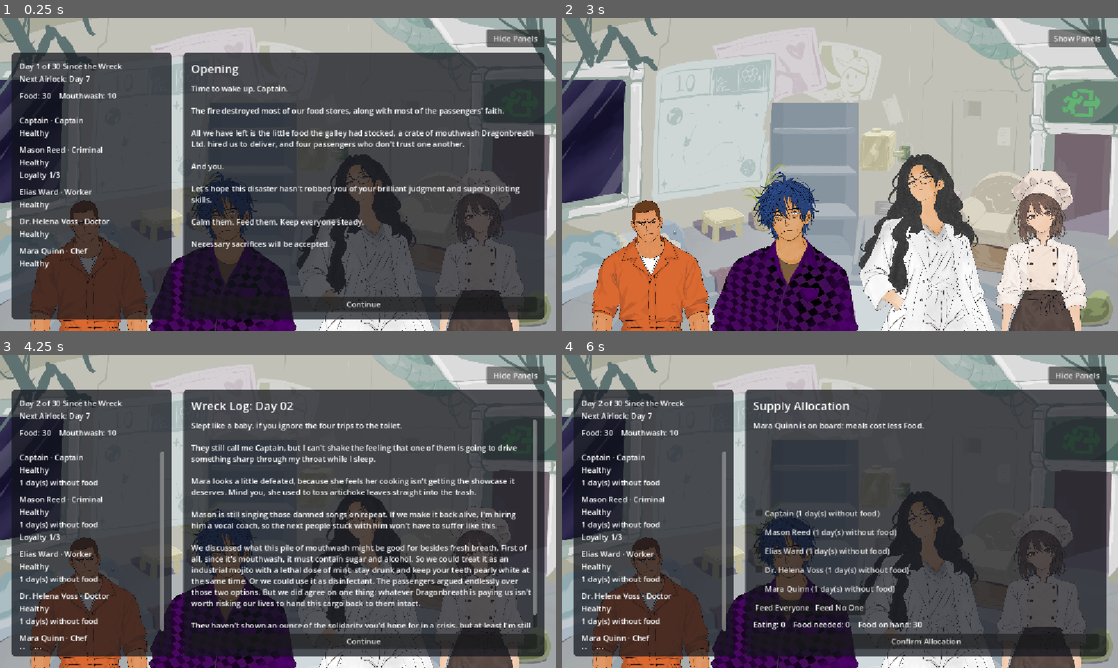
Above: before the commit, frames 1-4 (two rows, left to right).
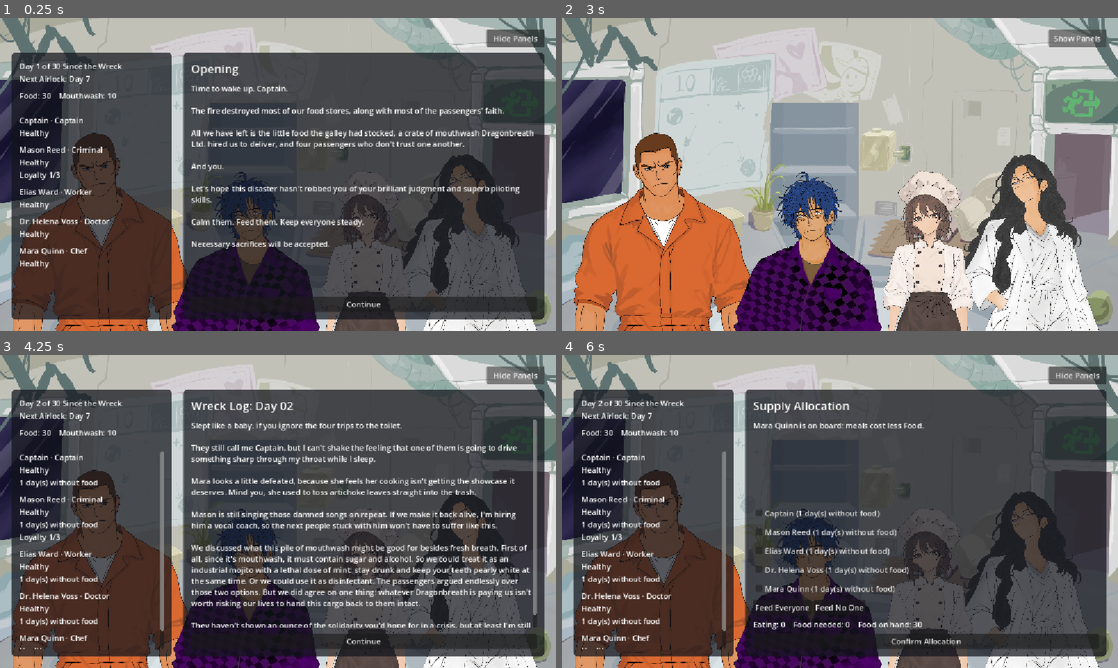
Above: after the commit, the same moments.

Repository: UnZzz/airlock
Game: Godot game, scene res://main.tscn
The game is run twice, just before and just after one commit, with the same random seed, the same clock (stepped at 60 frames per second) and the same inputs.
Inputs:
- Up to frame 1 (0.25 s): no input
- Up to frame 2 (3 s): click "Continue" at 0.5 s; click "Continue" at 1.25 s; click "Confirm Allocation" at 2 s; click "Hide Panels" at 2.75 s
- Up to frame 3 (4.25 s): click "Show Panels" at 3.5 s
- Up to frame 4 (6 s): click "Hide Panels" at 4.25 s; click "Show Panels" at 5 s; click "Continue" at 5.75 s

The runs differ from the first frame. In frame 1, 20% of the frame differs, in the area x 2-97%, y 36-100%; in frame 2, 30%; in frame 3, 18%; in frame 4, 19%.

Commit message:
Update character position

Diff:
--- a/character_system/CrewStage.tscn
+++ b/character_system/CrewStage.tscn
@@ -1,8 +1,20 @@
-[gd_scene format=3]
+[gd_scene format=3 uid="uid://c7mq0xmmgau1q"]
 
-[ext_resource type="Script" path="res://character_system/crew_stage.gd" id="1_stage"]
+[ext_resource type="Script" uid="uid://ccp4m4u5dp13t" path="res://character_system/character_portrait.gd" id="1_portrait"]
+[ext_resource type="Texture2D" uid="uid://ykbnvr371yf2" path="res://character/1_1.png" id="2_1_1"]
+[ext_resource type="Texture2D" uid="uid://cnwttvgq7dac4" path="res://character/1_2.png" id="3_1_2"]
+[ext_resource type="Texture2D" uid="uid://jfm0yogiy6id" path="res://character/1_3.png" id="4_1_3"]
+[ext_resource type="Texture2D" uid="uid://bijd46sigusdl" path="res://character/2_1.png" id="5_2_1"]
+[ext_resource type="Texture2D" uid="uid://c5goqfl80ixnu" path="res://character/2_2.png" id="6_2_2"]
+[ext_resource type="Texture2D" uid="uid://344axew5mvrf" path="res://character/2_3.png" id="7_2_3"]
+[ext_resource type="Texture2D" uid="uid://b3gasjinfn7oh" path="res://character/4_1.png" id="8_4_1"]
+[ext_resource type="Texture2D" uid="uid://6mw33i1vwmmp" path="res://character/4_2.png" id="9_4_2"]
+[ext_resource type="Texture2D" uid="uid://7q0pcr1ub7ed" path="res://character/4_3.png" id="10_4_3"]
+[ext_resource type="Texture2D" uid="uid://cm2i85fmvw6bj" path="res://character/3_1.png" id="11_3_1"]
+[ext_resource type="Texture2D" uid="uid://ridkb3y2frju" path="res://character/3_2.png" id="12_3_2"]
+[ext_resource type="Texture2D" uid="uid://smt8v8ns0iaq" path="res://character/3_3.png" id="13_3_3"]
 
-[node name="CrewStage" type="Control"]
+[node name="CrewStage" type="Control" unique_id=1213416732]
 layout_mode = 3
 anchors_preset = 15
 anchor_right = 1.0
@@ -10,16 +22,82 @@
 grow_horizontal = 2
 grow_vertical = 2
 mouse_filter = 2
-script = ExtResource("1_stage")
 
-[node name="Row" type="HBoxContainer" parent="."]
+[node name="Mason" type="TextureRect" parent="." unique_id=524163530]
 layout_mode = 1
-anchors_preset = 12
+anchors_preset = 2
 anchor_top = 1.0
-anchor_right = 1.0
 anchor_bottom = 1.0
-grow_horizontal = 2
+offset_left = 24.0
+offset_top = -410.0
+offset_right = 396.0
+offset_bottom = -0.19506836
 grow_vertical = 0
 mouse_filter = 2
-alignment = 1
-theme_override_constants/separation = 0
+texture = ExtResource("4_1_3")
+expand_mode = 1
+stretch_mode = 5
+script = ExtResource("1_portrait")
+member_id = "mason"
+healthy_texture = ExtResource("4_1_3")
+injured_texture = ExtResource("3_1_2")
+critical_texture = ExtResource("2_1_1")
+
+[node name="Elias" type="TextureRect" parent="." unique_id=2061785764]
+layout_mode = 1
+anchors_preset = 2
+anchor_top = 1.0
+anchor_bottom = 1.0
+offset_left = 355.0
+offset_top = -329.0
+offset_right = 663.0
+grow_vertical = 0
+mouse_filter = 2
+texture = ExtResource("7_2_3")
+expand_mode = 1
+stretch_mode = 5
+script = ExtResource("1_portrait")
+member_id = "elias"
+healthy_texture = ExtResource("7_2_3")
+injured_texture = ExtResource("6_2_2")
+critical_texture = ExtResource("5_2_1")
+
+[node name="Helena" type="TextureRect" parent="." unique_id=655036887]
+layout_mode = 1
+anchors_preset = 2
+anchor_top = 1.0
+anchor_bottom = 1.0
+offset_left = 830.0
+offset_top = -366.0
+offset_right = 1113.0
+offset_bottom = 1.0
+grow_vertical = 0
+mouse_filter = 2
+texture = ExtResource("10_4_3")
+expand_mode = 1
+stretch_mode = 5
+script = ExtResource("1_portrait")
+member_id = "helena"
+healthy_texture = ExtResource("10_4_3")
+injured_texture = ExtResource("9_4_2")
+critical_texture = ExtResource("8_4_1")
+
+[node name="Mara" type="TextureRect" parent="." unique_id=472517887]
+layout_mode = 1
+anchors_preset = 2
+anchor_top = 1.0
+anchor_bottom = 1.0
+offset_left = 664.0
+offset_top = -331.0
+offset_right = 855.0
+offset_bottom = 4.0
+grow_vertical = 0
+mouse_filter = 2
+texture = ExtResource("13_3_3")
+expand_mode = 1
+stretch_mode = 5
+script = ExtResource("1_portrait")
+member_id = "mara"
+healthy_texture = ExtResource("13_3_3")
+injured_texture = ExtResource("12_3_2")
+critical_texture = ExtResource("11_3_1")
--- /dev/null
+++ b/character_system/character_portrait.gd
@@ -0,0 +1,30 @@
+extends TextureRect
+
+@export var member_id : String = ""
+@export var healthy_texture : Texture2D
+@export var injured_texture : Texture2D
+@export var critical_texture : Texture2D
+@export var dead_modulate : Color = Color(0.35, 0.35, 0.35, 0.6)
+
+
+func _ready() -> void:
+	Crew.crew_changed.connect(_refresh)
+	EffectSystem.effect_added.connect(func(_target_id, _effect): _refresh())
+	EffectSystem.effect_removed.connect(func(_target_id, _effect): _refresh())
+	_refresh()
+
+
+func _refresh() -> void:
+	var member : CrewMember = Crew.get_member(member_id)
+	if member == null or member.status == CrewMember.Status.EXILED:
+		visible = false
+		return
+	visible = true
+	modulate = dead_modulate if member.status == CrewMember.Status.DEAD else Color.WHITE
+	match Crew.get_health(member_id):
+		CrewMember.Health.CRITICAL:
+			texture = critical_texture
+		CrewMember.Health.INJURED:
+			texture = injured_texture
+		_:
+			texture = healthy_texture
--- a/character_system/crew_stage.gd
+++ /dev/null
@@ -1,61 +0,0 @@
-extends Control
-
-const PORTRAIT_PATH : String = "res://character/%s_%d.png"
-
-@export var portrait_ids : Dictionary = {
-	"mason": "1",
-	"elias": "2",
-	"mara": "3",
-	"helena": "4",
-}
-@export var portrait_scale : float = 0.26
-@export var dead_modulate : Color = Color(0.35, 0.35, 0.35, 0.6)
-
-@onready var row : HBoxContainer = $Row
-
-
-func _ready() -> void:
-	Crew.crew_changed.connect(_rebuild)
-	EffectSystem.effect_added.connect(func(_target_id, _effect): _rebuild())
-	EffectSystem.effect_removed.connect(func(_target_id, _effect): _rebuild())
-	_rebuild()
-
-
-func _rebuild() -> void:
-	for child in row.get_children():
-		row.remove_child(child)
-		child.queue_free()
-	for member in Crew.members:
-		if member.status == CrewMember.Status.EXILED:
-			continue
-		var texture : Texture2D = _get_portrait(member)
-		if texture == null:
-			continue
-		var portrait : TextureRect = TextureRect.new()
-		portrait.name = member.member_id
-		portrait.texture = texture
-		portrait.expand_mode = TextureRect.EXPAND_IGNORE_SIZE
-		portrait.stretch_mode = TextureRect.STRETCH_KEEP_ASPECT_CENTERED
-		portrait.custom_minimum_size = texture.get_size() * portrait_scale
-		portrait.size_flags_vertical = Control.SIZE_SHRINK_END
-		portrait.mouse_filter = Control.MOUSE_FILTER_IGNORE
-		if member.status == CrewMember.Status.DEAD:
-			portrait.modulate = dead_modulate
-		row.add_child(portrait)
-
-
-func _get_portrait(member: CrewMember) -> Texture2D:
-	var id : String = portrait_ids.get(member.member_id, "")
-	if id == "":
-		return null
-	var variants : Array[int] = [3, 2]
-	match Crew.get_health(member.member_id):
-		CrewMember.Health.CRITICAL:
-			variants = [1, 2]
-		CrewMember.Health.INJURED:
-			variants = [2]
-	for variant in variants:
-		var path : String = PORTRAIT_PATH % [id, variant]
-		if ResourceLoader.exists(path):
-			return load(path)
-	return null
--- a/character_system/members/captain.tres
+++ b/character_system/members/captain.tres
@@ -1,10 +1,9 @@
-[gd_resource type="Resource" script_class="CrewMember" format=3]
+[gd_resource type="Resource" script_class="CrewMember" format=3 uid="uid://ckliy4m1eb7dd"]
 
-[ext_resource type="Script" path="res://character_system/crew_member.gd" id="1_member"]
+[ext_resource type="Script" uid="uid://dcu2b86p5072l" path="res://character_system/crew_member.gd" id="1_member"]
 
 [resource]
 script = ExtResource("1_member")
 member_id = "captain"
 display_name = "Captain"
 short_name = "Captain"
-role = 0
--- a/character_system/members/elias.tres
+++ b/character_system/members/elias.tres
@@ -1,6 +1,6 @@
-[gd_resource type="Resource" script_class="CrewMember" format=3]
+[gd_resource type="Resource" script_class="CrewMember" format=3 uid="uid://dwjfx3c35kmr8"]
 
-[ext_resource type="Script" path="res://character_system/crew_member.gd" id="1_member"]
+[ext_resource type="Script" uid="uid://dcu2b86p5072l" path="res://character_system/crew_member.gd" id="1_member"]
 
 [resource]
 script = ExtResource("1_member")
--- a/character_system/members/helena.tres
+++ b/character_system/members/helena.tres
@@ -1,6 +1,6 @@
-[gd_resource type="Resource" script_class="CrewMember" format=3]
+[gd_resource type="Resource" script_class="CrewMember" format=3 uid="uid://cr1todyk05fg0"]
 
-[ext_resource type="Script" path="res://character_system/crew_member.gd" id="1_member"]
+[ext_resource type="Script" uid="uid://dcu2b86p5072l" path="res://character_system/crew_member.gd" id="1_member"]
 
 [resource]
 script = ExtResource("1_member")
--- a/character_system/members/mara.tres
+++ b/character_system/members/mara.tres
@@ -1,6 +1,6 @@
-[gd_resource type="Resource" script_class="CrewMember" format=3]
+[gd_resource type="Resource" script_class="CrewMember" format=3 uid="uid://fqq70hb3gbcf"]
 
-[ext_resource type="Script" path="res://character_system/crew_member.gd" id="1_member"]
+[ext_resource type="Script" uid="uid://dcu2b86p5072l" path="res://character_system/crew_member.gd" id="1_member"]
 
 [resource]
 script = ExtResource("1_member")
--- a/character_system/members/mason.tres
+++ b/character_system/members/mason.tres
@@ -1,6 +1,6 @@
-[gd_resource type="Resource" script_class="CrewMember" format=3]
+[gd_resource type="Resource" script_class="CrewMember" format=3 uid="uid://dajogeq6ox1wu"]
 
-[ext_resource type="Script" path="res://character_system/crew_member.gd" id="1_member"]
+[ext_resource type="Script" uid="uid://dcu2b86p5072l" path="res://character_system/crew_member.gd" id="1_member"]
 
 [resource]
 script = ExtResource("1_member")
--- a/effect_system/effects/critical.tres
+++ b/effect_system/effects/critical.tres
@@ -1,4 +1,4 @@
-[gd_resource type="Resource" script_class="BaseEffect" format=3]
+[gd_resource type="Resource" script_class="BaseEffect" format=3 uid="uid://bjkcfx2be80yf"]
 
 [ext_resource type="Script" uid="uid://coej6ak3esl1j" path="res://effect_system/effects/base_effect.gd" id="1_uquag"]
 [ext_resource type="Resource" uid="uid://dafm3kjalu2fa" path="res://effect_system/effects/dead.tres" id="2_dead"]
--- a/event_system/events/criminal_demand.tres
+++ b/event_system/events/criminal_demand.tres
@@ -1,7 +1,7 @@
-[gd_resource type="Resource" script_class="BaseEvent" format=3]
+[gd_resource type="Resource" script_class="BaseEvent" format=3 uid="uid://bqw2d3eoae003"]
 
 [ext_resource type="Script" uid="uid://bnp15g1sas8vc" path="res://event_system/events/base_event.gd" id="1_icjht"]
-[ext_resource type="Script" path="res://event_system/events/event_option.gd" id="2_option"]
+[ext_resource type="Script" uid="uid://y76jvjkqrx41" path="res://event_system/events/event_option.gd" id="2_option"]
 
 [sub_resource type="Resource" id="Resource_opt1"]
 script = ExtResource("2_option")
--- a/event_system/events/doctor_demand.tres
+++ b/event_system/events/doctor_demand.tres
@@ -1,14 +1,14 @@
-[gd_resource type="Resource" script_class="BaseEvent" format=3]
+[gd_resource type="Resource" script_class="BaseEvent" format=3 uid="uid://2aswi0r0h6cy"]
 
 [ext_resource type="Script" uid="uid://bnp15g1sas8vc" path="res://event_system/events/base_event.gd" id="1_icjht"]
-[ext_resource type="Script" path="res://event_system/events/event_option.gd" id="2_option"]
+[ext_resource type="Script" uid="uid://y76jvjkqrx41" path="res://event_system/events/event_option.gd" id="2_option"]
 
 [sub_resource type="Resource" id="Resource_opt1"]
 script = ExtResource("2_option")
 text = "[TBD] Give her 1 bottle of mouthwash"
 result_text = "[TBD] She comes back from the med bay with 2 nutrient packs."
+food_change = 2
 mouthwash_change = -1
-food_change = 2
 intimidatable = true
 
 [sub_resource type="Resource" id="Resource_opt2"]
--- a/event_system/events/fire_check.tres
+++ b/event_system/events/fire_check.tres
@@ -1,7 +1,7 @@
-[gd_resource type="Resource" script_class="DangerousTaskEvent" format=3]
+[gd_resource type="Resource" script_class="DangerousTaskEvent" format=3 uid="uid://cw87v0qbyhwtb"]
 
-[ext_resource type="Script" path="res://event_system/events/dangerous_task_event.gd" id="1_danger"]
-[ext_resource type="Script" path="res://event_system/events/event_option.gd" id="2_option"]
+[ext_resource type="Script" uid="uid://lfhisf7uexku" path="res://event_system/events/dangerous_task_event.gd" id="1_danger"]
+[ext_resource type="Script" uid="uid://y76jvjkqrx41" path="res://event_system/events/event_option.gd" id="2_option"]
 
 [sub_resource type="Resource" id="Resource_food"]
 script = ExtResource("2_option")
@@ -22,19 +22,19 @@
 
 [resource]
 script = ExtResource("1_danger")
-event_id = "fire_check"
-description = "Oh, and the fire in the cold storage might not be completely out. I'm worried it could do more damage to the ship's wiring, and from there to the life support. Maybe I should send someone to take a look? Elias normally handles the ship's routine maintenance, but I'm not sure he won't use his expertise to make some extra demands. And if I send someone who doesn't know the ship, they might get electrocuted."
-in_random_pool = false
 injury_chance = 0.0
 death_chance = 0.0
 worker_injury_chance = 0.0
 send_option_texts = {
 "elias": "Elias Ward",
+"helena": "Dr. Voss",
 "mara": "Mara Quinn",
-"helena": "Dr. Voss",
 "mason": "Mason Reed"
 }
 abandon_option_text = "We'll be fine (do nothing)"
 worker_demand_text = "I knew he'd ask for this. He was the one who kept saying \"we should just drink the stuff\" durin …(188 unchanged characters)…
 worker_demand_options = Array[ExtResource("2_option")]([SubResource("Resource_food"), SubResource("Resource_mouthwash"), SubResource("Resource_refuse")])
 outcome_flag = "day2_fire"
+event_id = "fire_check"
+description = "Oh, and the fire in the cold storage might not be completely out. I'm worried it could do more damage to the ship's wiring, and from there to the life support. Maybe I should send someone to take a look? Elias normally handles the ship's routine maintenance, but I'm not sure he won't use his expertise to make some extra demands. And if I send someone who doesn't know the ship, they might get electrocuted."
+in_random_pool = false
--- a/event_system/events/repair_leak.tres
+++ b/event_system/events/repair_leak.tres
@@ -1,13 +1,14 @@
-[gd_resource type="Resource" script_class="DangerousTaskEvent" format=3]
+[gd_resource type="Resource" script_class="DangerousTaskEvent" format=3 uid="uid://bjly3osbv2ckw"]
 
-[ext_resource type="Script" path="res://event_system/events/dangerous_task_event.gd" id="1_danger"]
+[ext_resource type="Script" uid="uid://lfhisf7uexku" path="res://event_system/events/dangerous_task_event.gd" id="1_danger"]
+[ext_resource type="Script" uid="uid://y76jvjkqrx41" path="res://event_system/events/event_option.gd" id="1_s1aop"]
 
 [resource]
 script = ExtResource("1_danger")
+success_text = "[TBD] {name} fixed the pipe."
+abandon_text = "[TBD] Nobody fixed it. Some of the food has spoiled."
+abandon_food_change = -2
 event_id = "repair_leak"
 title = "[TBD] Burst Coolant Pipe"
 description = "[TBD] A coolant pipe in the storage bay has burst. If nobody fixes it, the remaining food will spoil faster. Someone needs to go deal with it."
 repeatable = true
-success_text = "[TBD] {name} fixed the pipe."
-abandon_text = "[TBD] Nobody fixed it. Some of the food has spoiled."
-abandon_food_change = -2
--- a/event_system/events/salvage_cargo.tres
+++ b/event_system/events/salvage_cargo.tres
@@ -1,13 +1,14 @@
-[gd_resource type="Resource" script_class="DangerousTaskEvent" format=3]
+[gd_resource type="Resource" script_class="DangerousTaskEvent" format=3 uid="uid://cqs882d5u5wf3"]
 
-[ext_resource type="Script" path="res://event_system/events/dangerous_task_event.gd" id="1_danger"]
+[ext_resource type="Script" uid="uid://lfhisf7uexku" path="res://event_system/events/dangerous_task_event.gd" id="1_danger"]
+[ext_resource type="Script" uid="uid://y76jvjkqrx41" path="res://event_system/events/event_option.gd" id="1_xch7c"]
 
 [resource]
 script = ExtResource("1_danger")
+success_text = "[TBD] {name} hauled the crate back in. There are 2 Food inside."
+abandon_text = "[TBD] The crate slowly drifts away."
+success_food_change = 2
 event_id = "salvage_cargo"
 title = "[TBD] Supply Crate Outside"
 description = "[TBD] An unburned supply crate is snagged on the outside of the cargo hold. Someone needs to suit up, go out, and haul it back in."
 repeatable = true
-success_text = "[TBD] {name} hauled the crate back in. There are 2 Food inside."
-abandon_text = "[TBD] The crate slowly drifts away."
-success_food_change = 2
Not shown, added: character/1_3.png.import
Not shown, added: character/2_3.png.import
Not shown, added: character/3_3.png.import
Not shown, added: character/4_3.png.import
Not shown, added: character_system/character_portrait.gd.uid
Not shown, removed: character_system/crew_stage.gd.uid
Not shown: 1 places in effect_system/effects/injured.tres that only renumber resources
Not shown: 2 places in event_system/events/argument.tres that only renumber resources
Not shown: 1 places in event_system/events/criminal_demand.tres that only renumber resources
Not shown: 1 places in event_system/events/doctor_demand.tres that only renumber resources
Not shown, changed: Jiamu edited.md
